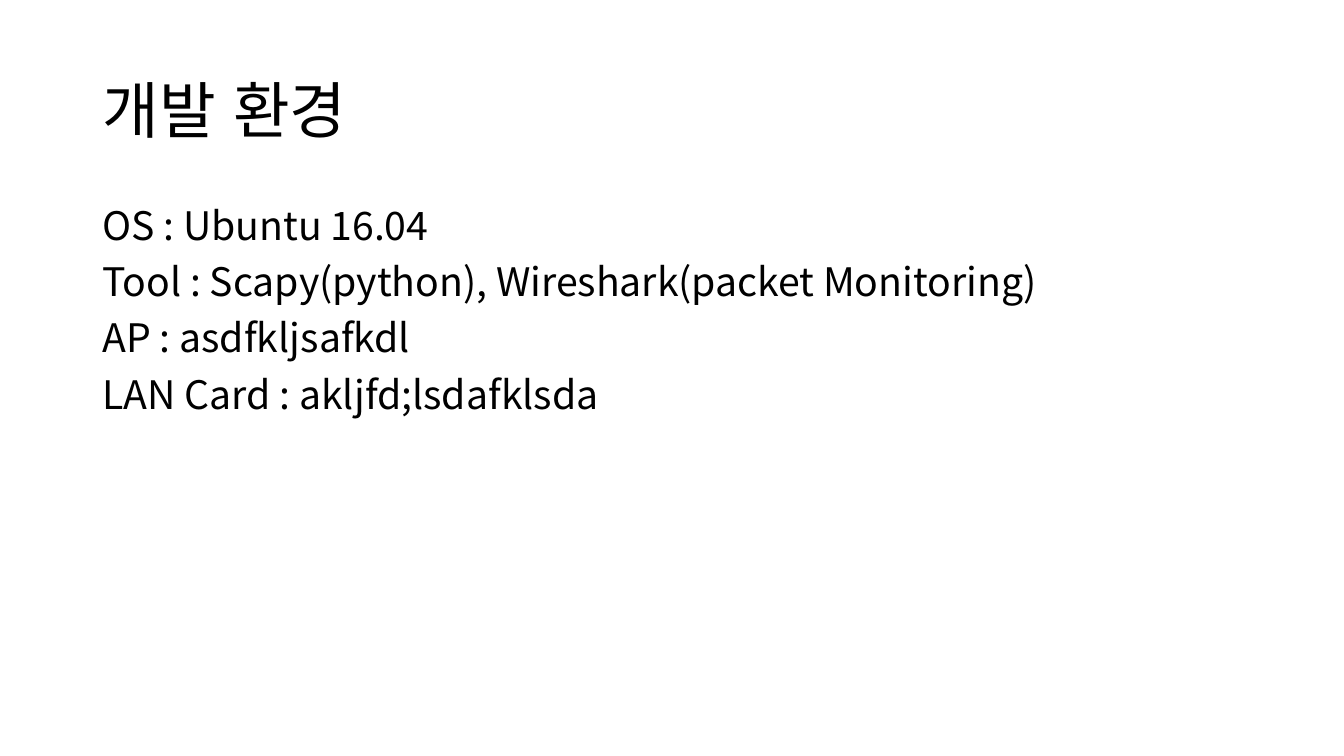
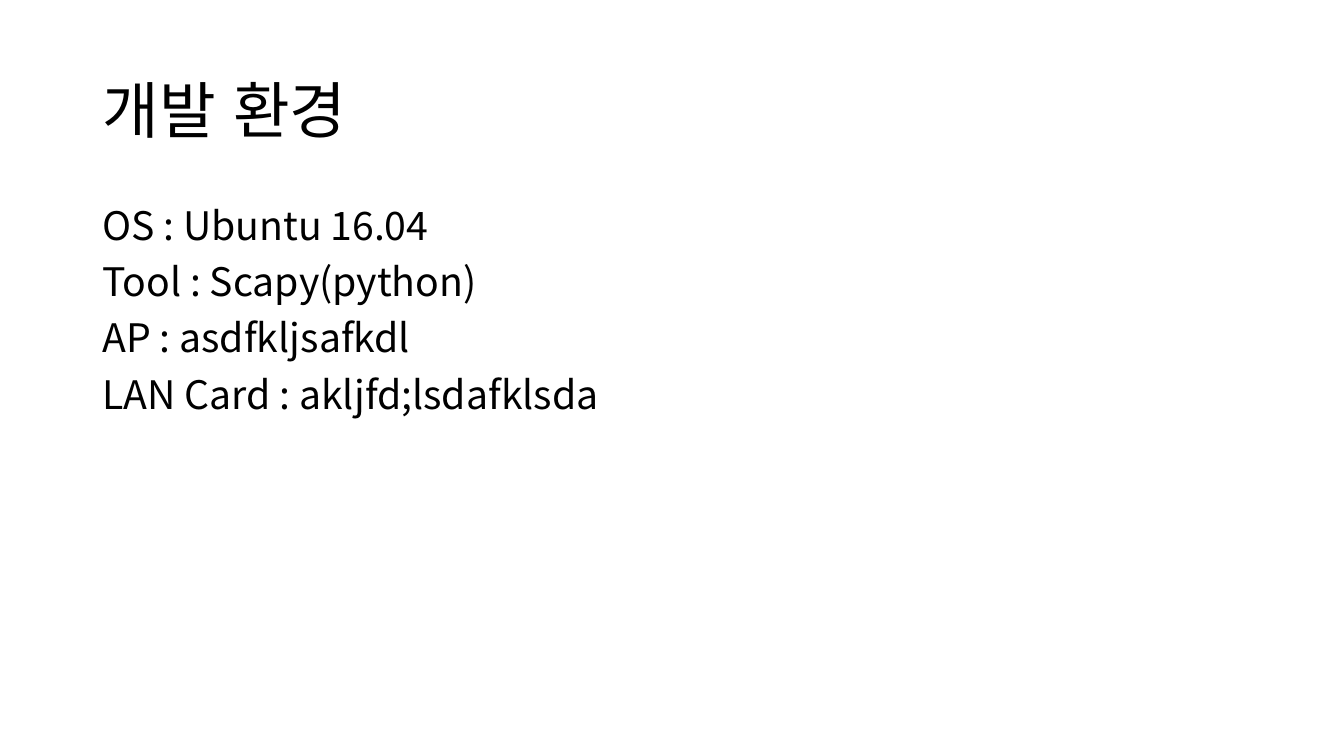
Before and after one commit to gunwooKim-Korea/network-fuzzer, a slide deck: slide 2 of networkfuzzer/Network fuzzer.pptx. Drawn at 1344x756 pixels with LibreOffice and Linux fonts; fonts in the diff are those of the drawing. Boxes give left, top, right and bottom in pixels: in the first picture for what was removed or moved away, otherwise in the second. Text is boxed around its words. In the diff, an @@ line names an element or a change of style, - is before the commit and + after.

```diff
--- a/networkfuzzer/Network fuzzer.pptx
+++ b/networkfuzzer/Network fuzzer.pptx
@@ text at (102, 264, 476, 305): text changed @@
-Tool : Scapy(python), Wireshark(packet Monitoring)
+Tool : Scapy(python)
```
